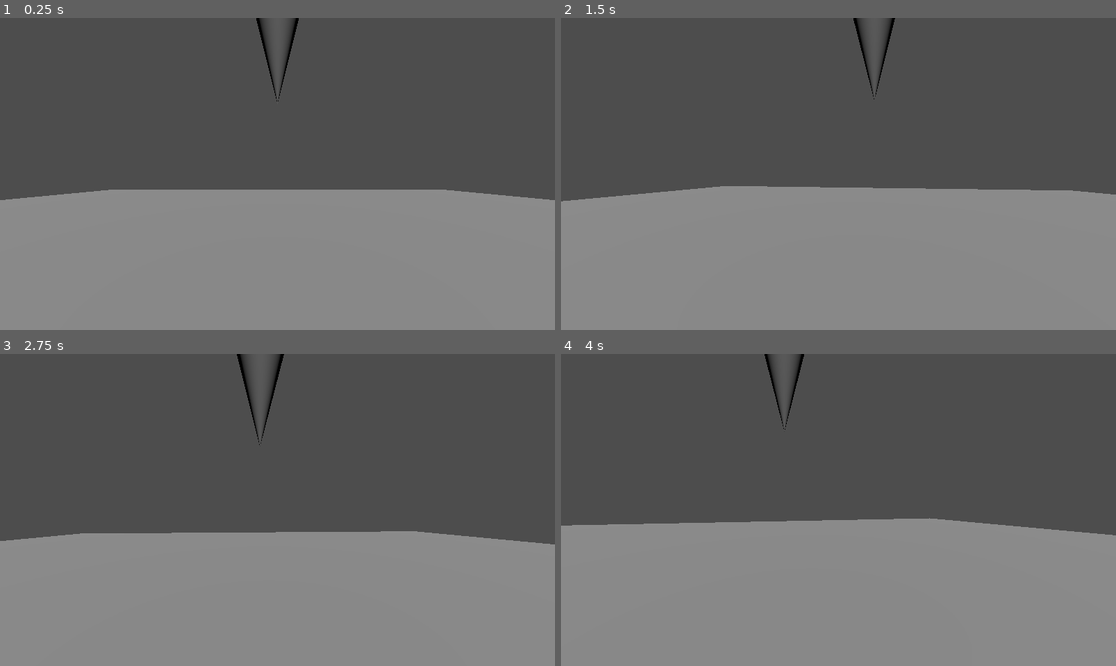
Above: before the commit, frames 1-4 (two rows, left to right).
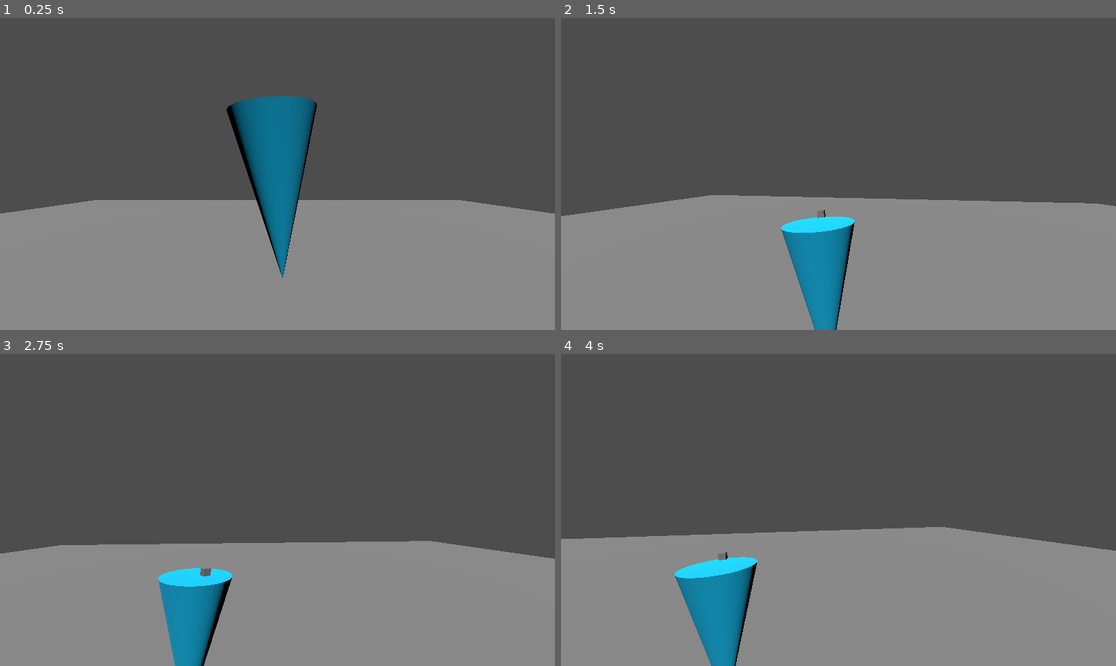
Above: after the commit, the same moments.

Repository: StudentLoanCyclone/StudentLoanCyclone
Game: Godot game, scene res://main.tscn
Two runs of this game, one before a commit and one after it. Both use one fixed random seed, a clock stepped at 60 frames per second and the inputs below.
Inputs (mouse positions are in pixels of both pictures, inside the frame that each line leads up to):
- Up to frame 1 (0.25 s): no input
- Up to frame 2 (1.5 s): tap Enter at 0.5 s; move the mouse to (866, 174) at 0.52 s; move the mouse to (810, 174) at 1.27 s
- Up to frame 3 (2.75 s): move the mouse to (288, 503) at 2.02 s
- Up to frame 4 (4 s): move the mouse to (832, 516) at 2.77 s; move the mouse to (877, 513) at 3.52 s

The runs differ from the first frame. In frame 1, 8.4% of the frame differs, in the area x 0-100%, y 0-84%; in frame 2, 7.0%; in frame 3, 6.7%; in frame 4, 7.3%.

Commit message:
the spiining top wobbles now when it slows down

Diff:
--- /dev/null
+++ b/student-loan-cyclone/cyclone.gd
@@ -0,0 +1,33 @@
+extends RigidBody3D
+
+
+@export var initial_speed :float = 200.00
+@export var spin_decay :float = 5.0
+@export var spin_max : float = 300
+
+
+var current_spin: float = 0
+
+# Called when the node enters the scene tree for the first time.
+func _ready():
+	current_spin = initial_speed
+	angular_velocity.y = initial_speed
+
+
+func _physics_process(delta):
+
+	#decay
+	current_spin = move_toward(current_spin, 0, spin_decay * delta)
+
+	#apply force
+	angular_velocity.y = current_spin
+
+
+	#wobble when slowing
+	var upright_strength = (current_spin/spin_max) * 10
+	var current_upright = global_transform.basis.y
+	var upright_target = Vector3.UP
+
+	var correction_torque = current_upright.cross(upright_target) * upright_strength
+
+	apply_torque(correction_torque)
--- a/student-loan-cyclone/cyclone.tscn
+++ b/student-loan-cyclone/cyclone.tscn
@@ -1,23 +1,35 @@
-[gd_scene load_steps=4 format=3 uid="uid://c8eqos1a4n6ya"]
+[gd_scene load_steps=7 format=3 uid="uid://c8eqos1a4n6ya"]
 
-[ext_resource type="PackedScene" uid="uid://bj542acns83qo" path="res://cone.tscn" id="1_80v0w"]
+[ext_resource type="Script" uid="uid://cyegpya4ws01m" path="res://cyclone.gd" id="1_80v0w"]
+
+[sub_resource type="PhysicsMaterial" id="PhysicsMaterial_i77v7"]
+friction = 0.1
+bounce = 0.6
+
+[sub_resource type="StandardMaterial3D" id="StandardMaterial3D_80v0w"]
+albedo_color = Color(0, 0.7921569, 1, 1)
 
 [sub_resource type="CylinderMesh" id="CylinderMesh_80v0w"]
 bottom_radius = 0.0
 
-[sub_resource type="ConvexPolygonShape3D" id="ConvexPolygonShape3D_80v0w"]
+[sub_resource type="ConvexPolygonShape3D" id="ConvexPolygonShape3D_i77v7"]
 points = PackedVector3Array(-0.5, 1, 0, -0.49765074, 1, 0.048942864, -0.49765074, 1, -0.049040705, -0.40005875, 0.59984 …(5074 unchanged characters)…
 
-[node name="CharacterBody3D" type="CharacterBody3D"]
+[sub_resource type="BoxMesh" id="BoxMesh_80v0w"]
+
+[node name="RigidBody3D" type="RigidBody3D"]
+mass = 5.0
+physics_material_override = SubResource("PhysicsMaterial_i77v7")
+script = ExtResource("1_80v0w")
 
 [node name="MeshInstance3D" type="MeshInstance3D" parent="."]
+material_override = SubResource("StandardMaterial3D_80v0w")
 mesh = SubResource("CylinderMesh_80v0w")
 skeleton = NodePath("")
 
 [node name="CollisionShape3D" type="CollisionShape3D" parent="."]
-shape = SubResource("ConvexPolygonShape3D_80v0w")
+shape = SubResource("ConvexPolygonShape3D_i77v7")
 
-[node name="Cone" parent="." instance=ExtResource("1_80v0w")]
-visible = false
-
-[node name="RigidBody3D" type="RigidBody3D" parent="."]
+[node name="MeshInstance3D2" type="MeshInstance3D" parent="."]
+transform = Transform3D(0.1, 0, 0, 0, 0.1, 0, 0, 0, 0.1, 0.20016623, 1.0994463, 0)
+mesh = SubResource("BoxMesh_80v0w")
--- a/student-loan-cyclone/main.tscn
+++ b/student-loan-cyclone/main.tscn
@@ -6,14 +6,16 @@
 [sub_resource type="Environment" id="Environment_7dm0k"]
 background_mode = 2
 
-[sub_resource type="BoxMesh" id="BoxMesh_7dm0k"]
+[sub_resource type="PhysicsMaterial" id="PhysicsMaterial_0xm2m"]
 
-[sub_resource type="BoxShape3D" id="BoxShape3D_7dm0k"]
+[sub_resource type="PlaneMesh" id="PlaneMesh_0xm2m"]
+
+[sub_resource type="WorldBoundaryShape3D" id="WorldBoundaryShape3D_h2yge"]
 
 [node name="Node3D" type="Node3D"]
 
 [node name="Camera3D" type="Camera3D" parent="."]
-transform = Transform3D(1, 0, 0, 0, 0.85569865, 0.51747453, 0, -0.51747453, 0.85569865, 0, 1.4443412, 2.3722444)
+transform = Transform3D(1, 0, 0, 0, 0.85569865, 0.51747453, 0, -0.51747453, 0.85569865, 0, 2.8597474, 2.3722444)
 script = ExtResource("1_0xm2m")
 
 [node name="DirectionalLight3D" type="DirectionalLight3D" parent="."]
@@ -22,12 +24,15 @@
 [node name="WorldEnvironment" type="WorldEnvironment" parent="."]
 environment = SubResource("Environment_7dm0k")
 
-[node name="MeshInstance3D" type="MeshInstance3D" parent="."]
+[node name="CharacterBody3D" parent="." instance=ExtResource("1_ig7tw")]
+transform = Transform3D(1, 0, 0, 0, 0.9950538, 0.099337116, 0, -0.099337116, 0.9950538, 0, 2.8719845, 0)
+
+[node name="StaticBody3D" type="StaticBody3D" parent="."]
+physics_material_override = SubResource("PhysicsMaterial_0xm2m")
+
+[node name="MeshInstance3D" type="MeshInstance3D" parent="StaticBody3D"]
 transform = Transform3D(20, 0, 0, 0, 1, 0, 0, 0, 20, 0, 0, 0)
-mesh = SubResource("BoxMesh_7dm0k")
+mesh = SubResource("PlaneMesh_0xm2m")
 
-[node name="CollisionShape3D" type="CollisionShape3D" parent="MeshInstance3D"]
-shape = SubResource("BoxShape3D_7dm0k")
-
-[node name="CharacterBody3D" parent="." instance=ExtResource("1_ig7tw")]
-transform = Transform3D(1, 0, 0, 0, 1, 0, 0, 0, 1, 0, 3.2625995, 0)
+[node name="CollisionShape3D" type="CollisionShape3D" parent="StaticBody3D"]
+shape = SubResource("WorldBoundaryShape3D_h2yge")
Not shown, added: student-loan-cyclone/cyclone.gd.uid
Not shown: 1 places in student-loan-cyclone/main.tscn that only renumber resources
Not shown, changed: .DS_Store
Not shown, changed: README.md
